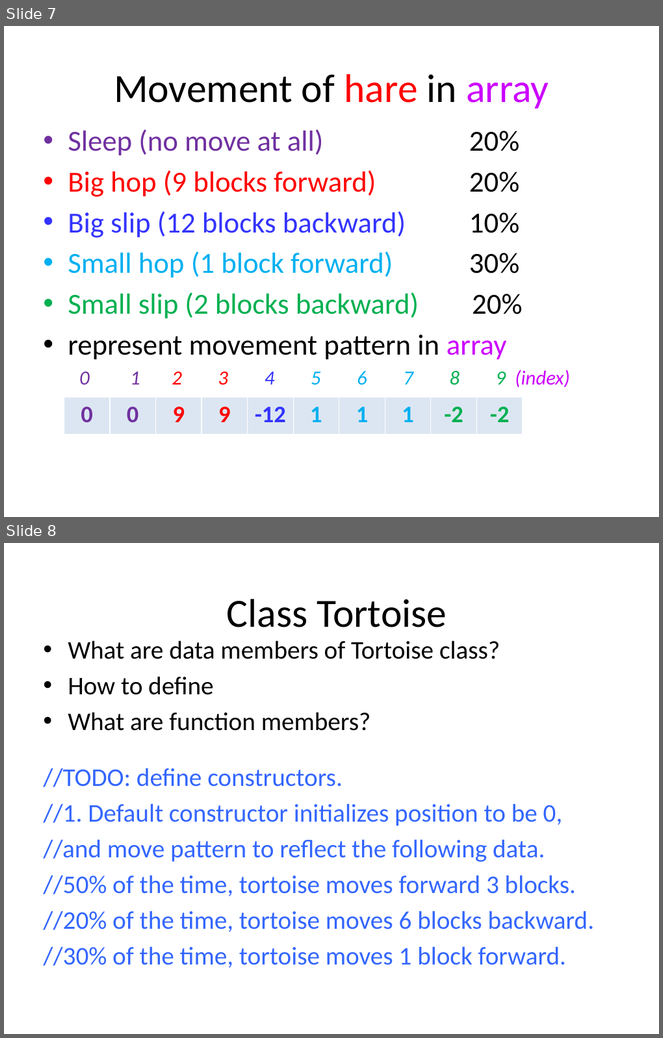
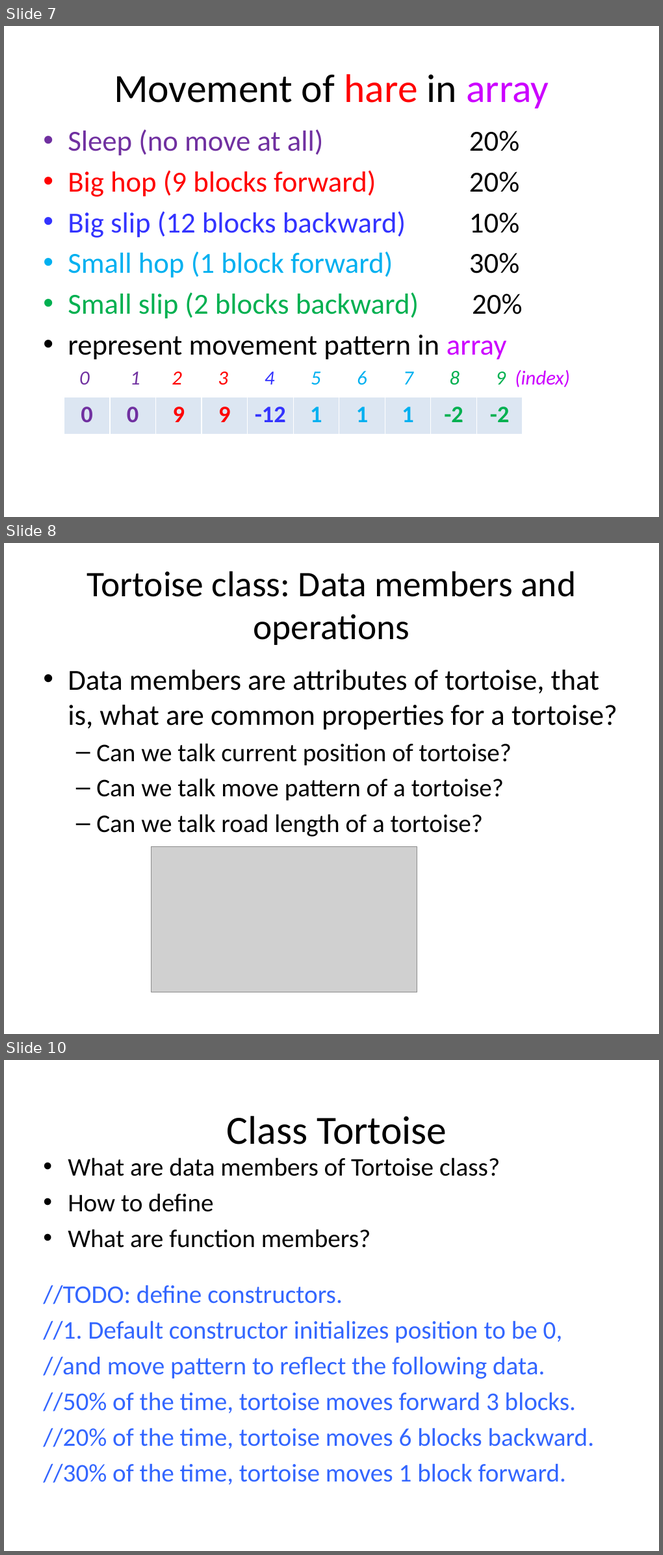
Before and after one commit to tong-yee/tong-yee.github.io, a slide deck: 135/projects/project3/project3_HareTortoiseCompetition.pptx. Shown one above the other, each under a label of ours: slides 7 and 8 before the commit, slides 7, 8 and 10 after it; the slides between them are not shown. The pictures are 663x1038 and 663x1555 pixels, drawn with LibreOffice and Linux fonts; fonts in the diff are those of the drawing; grey boxes stand for pictures. Boxes give left, top, right and bottom in pixels: in the first picture for what was removed or moved away, otherwise in the second. Text is boxed around its words. In the diff, an @@ line names an element or a change of style, - is before the commit and + after.

```diff
--- a/135/projects/project3/project3_HareTortoiseCompetition.pptx
+++ b/135/projects/project3/project3_HareTortoiseCompetition.pptx
@@ slide 8 added at (4, 543, 659, 1034), background #FFFFFF @@
@@ title added at (87, 571, 576, 645), 39.6 pt, text #000000 @@
+Tortoise class: Data members and operations
@@ text added at (68, 670, 618, 837), 28 pt, text #000000 @@
+• Data members are attributes of tortoise, that is, what are common properties for a tortoise?
+  – Can we talk current position of tortoise?
+  – Can we talk move pattern of a tortoise?
+  – Can we talk road length of a tortoise?
@@ picture added at (152, 847, 417, 992) @@
@@ what was slide 8 is now slide 10 @@
```
Also in this commit, not shown: 1 slide changed, 1 other slide added, 4 other files.
